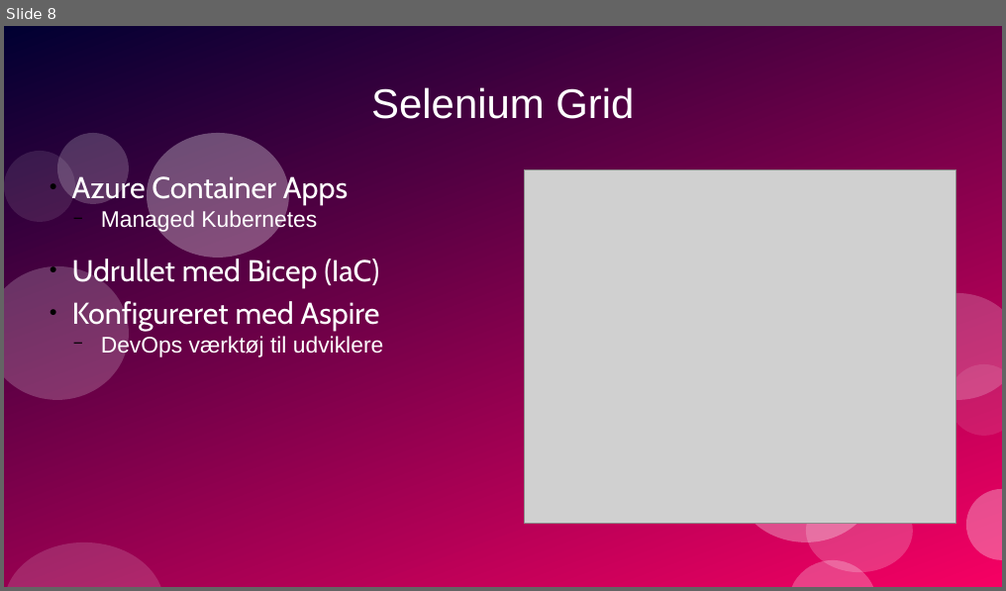
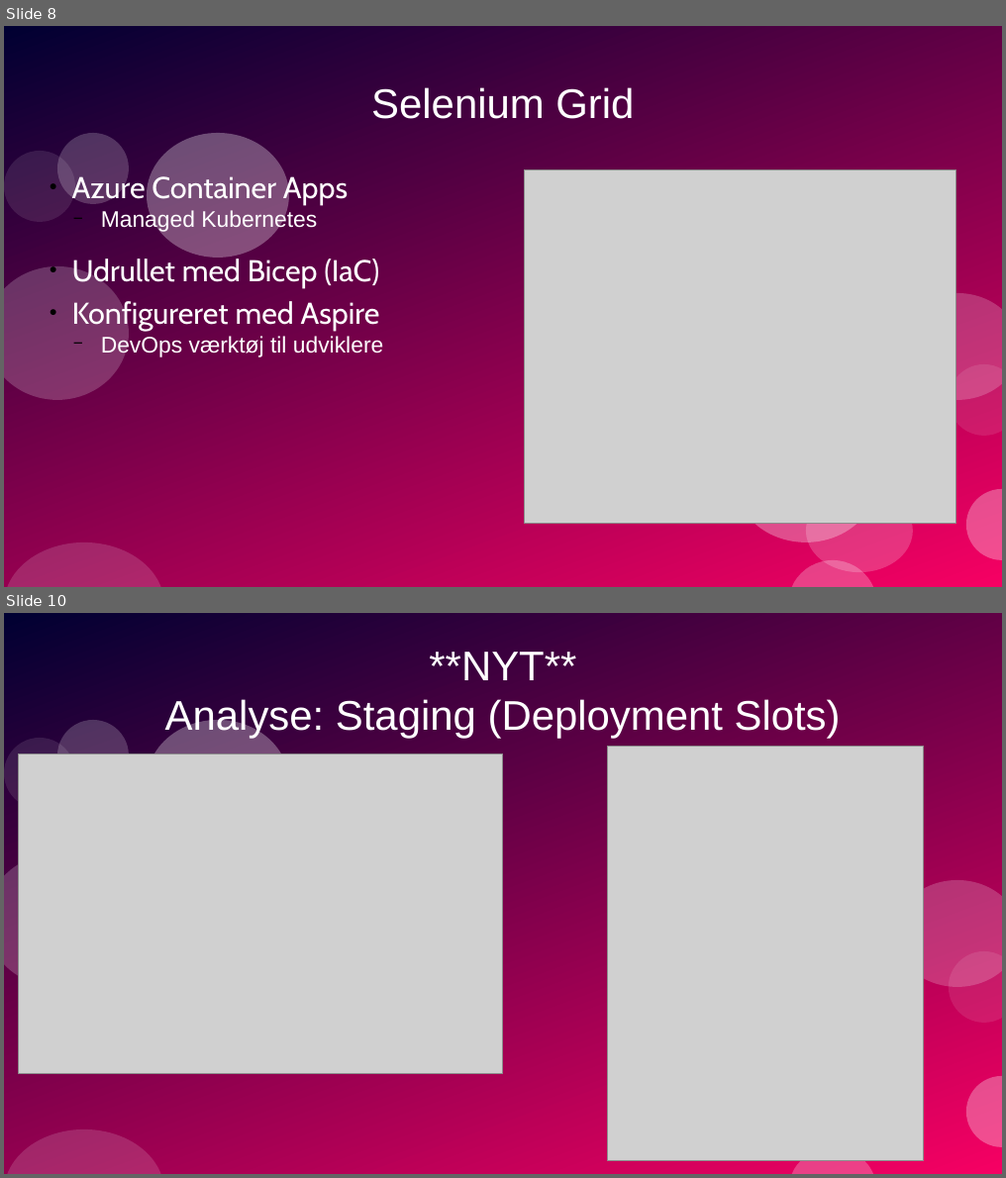
Before and after one commit to AndersBjerregaard/BetterBoard-BA, a slide deck: presentation/presentation.odp. Shown one above the other, each under a label of ours: slide 8 before the commit, slides 8 and 10 after it; the slides between them are not shown. The pictures are 1006x591 and 1006x1178 pixels, drawn with LibreOffice and Linux fonts; fonts in the diff are those of the drawing; grey boxes stand for pictures. Boxes give left, top, right and bottom in pixels: in the first picture for what was removed or moved away, otherwise in the second. Text is boxed around its words. In the diff, an @@ line names an element or a change of style, - is before the commit and + after.

```diff
--- a/presentation/presentation.odp
+++ b/presentation/presentation.odp
@@ slide 10 added at (4,613,1002,1174), background #FFFFFF; not listed: 11 template elements that a slide beside it also shows @@
@@ title added at (165,652,841,739), 33 pt, text #FFFFFF @@
+**NYT**
+Analyse: Staging (Deployment Slots)
@@ picture added at (19,755,503,1074) @@
@@ picture added at (607,746,924,1160) @@
```
Also in this commit, not shown: 1 slide changed, 1 other slide added, 2 slides removed, 6 other files.
